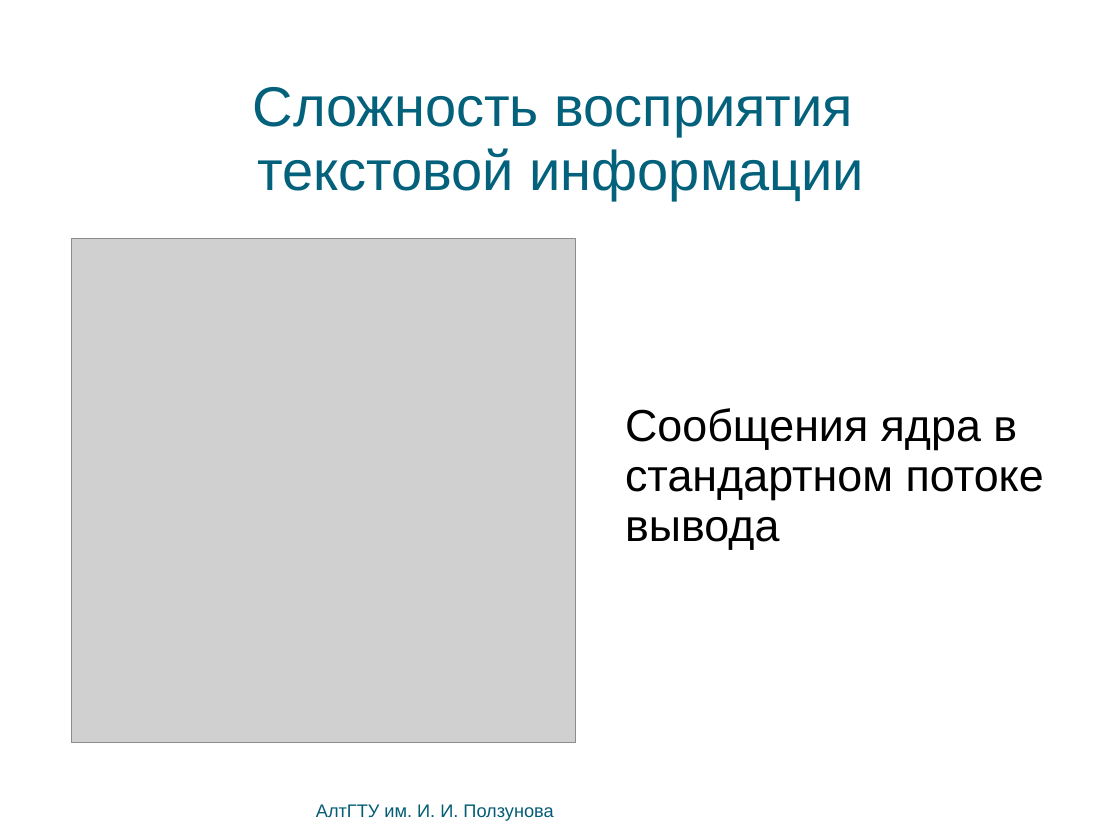
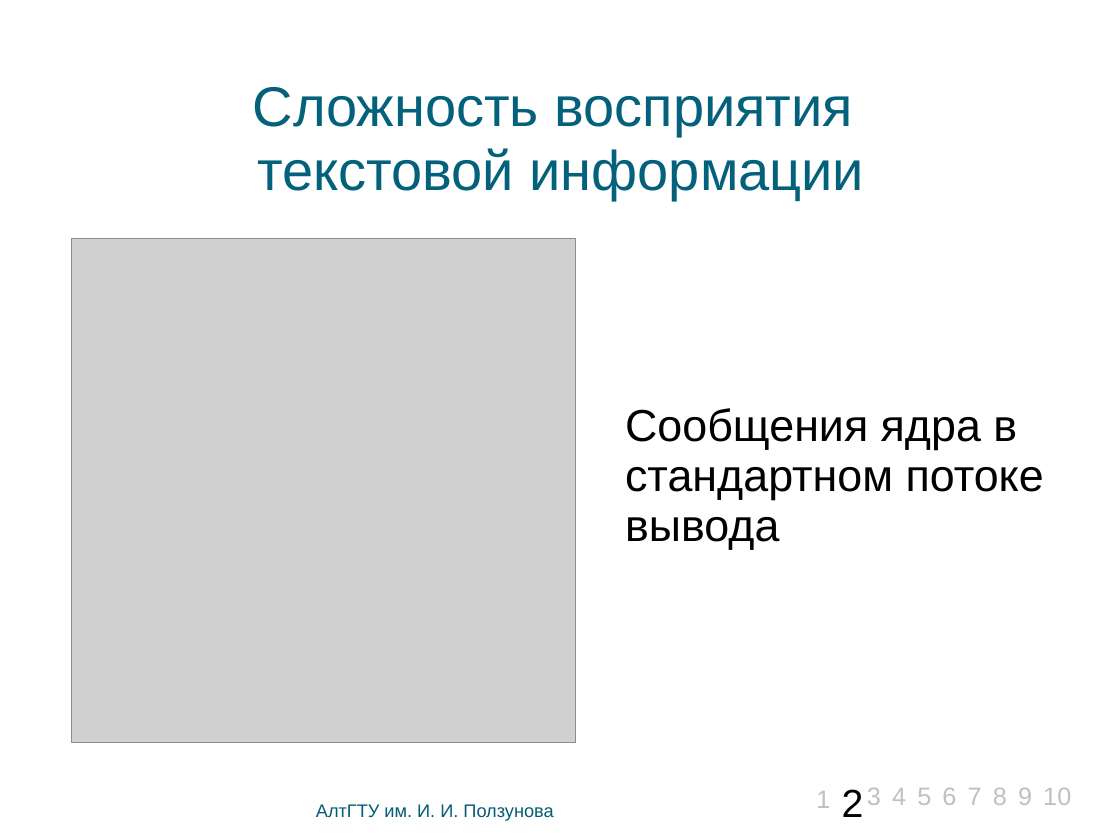
Before and after one commit to bluerain/snoopy, a slide deck: slide 2 of diploma/trunk/ppt/starovoitov.ppt. Drawn at 1120x840 pixels with LibreOffice and Linux fonts; fonts in the diff are those of the drawing; grey boxes stand for pictures; background and template pictures are left out. Boxes give left, top, right and bottom in pixels: in the first picture for what was removed or moved away, otherwise in the second. Text is boxed around its words. In the diff, an @@ line names an element or a change of style, - is before the commit and + after.

```diff
--- a/diploma/trunk/ppt/starovoitov.ppt
+++ b/diploma/trunk/ppt/starovoitov.ppt
@@ text added at (816, 791, 830, 808), 18 pt, text #C0C0C0 @@
+1
@@ text added at (842, 789, 864, 817), 28 pt, text #000000 @@
+2
@@ text added at (867, 788, 881, 805), 18 pt, text #C0C0C0 @@
+3
@@ text added at (892, 788, 906, 805), 18 pt, text #C0C0C0 @@
+4
@@ text added at (917, 788, 931, 805), 18 pt, text #C0C0C0 @@
+5
@@ text added at (942, 788, 956, 805), 18 pt, text #C0C0C0 @@
+6
@@ text added at (968, 788, 982, 805), 18 pt, text #C0C0C0 @@
+7
@@ text added at (993, 788, 1007, 805), 18 pt, text #C0C0C0 @@
+8
@@ text added at (1018, 788, 1032, 805), 18 pt, text #C0C0C0 @@
+9
@@ text added at (1043, 788, 1071, 805), 18 pt, text #C0C0C0 @@
+10
```
Also in this commit, not shown: 2 other slides changed, 1 other file.
